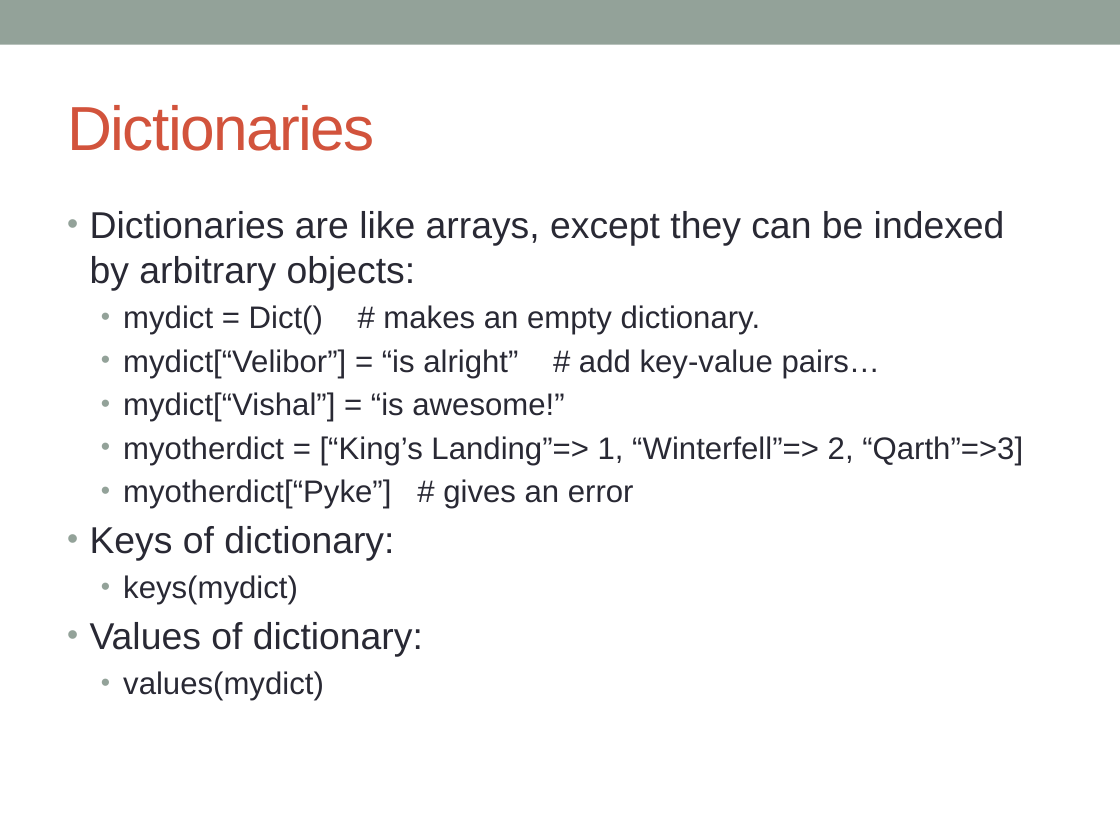
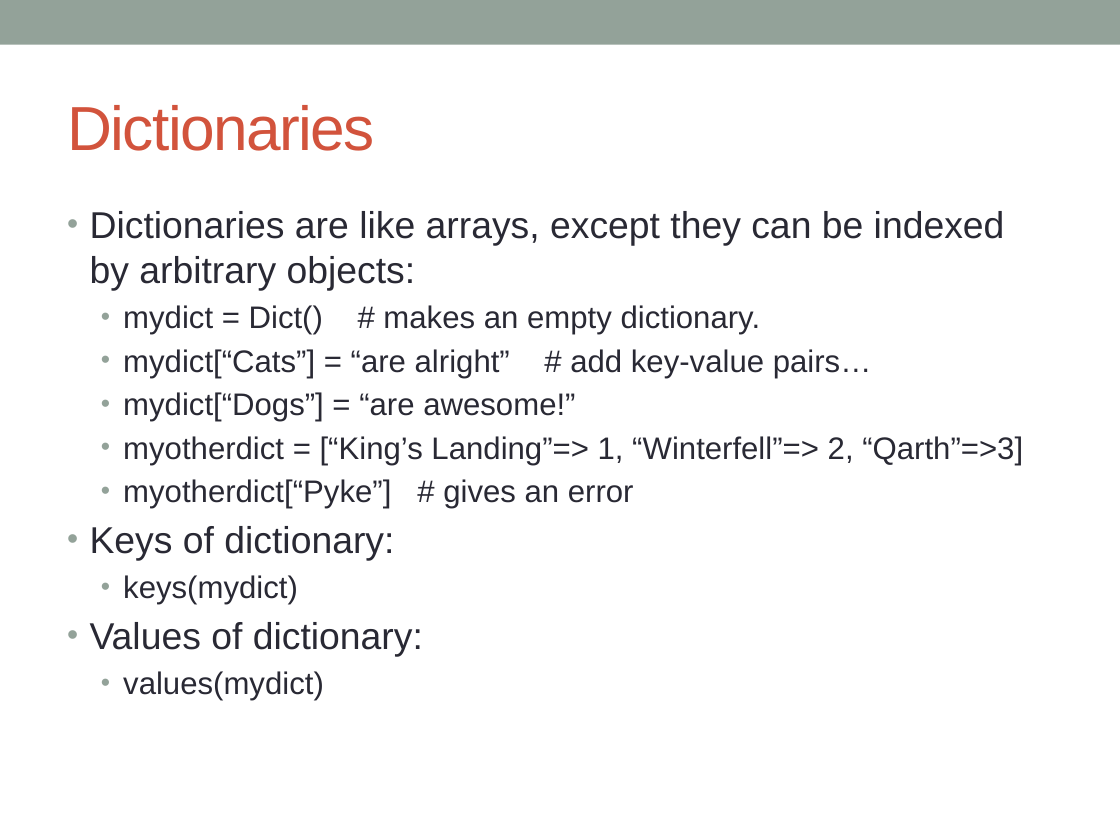
Before and after one commit to IainNZ/ORSoftwareTools2014, a slide deck: slide 15 of Modelling/LPModeling.pptx. Drawn at 1120x840 pixels with LibreOffice and Linux fonts; fonts in the diff are those of the drawing. Boxes give left, top, right and bottom in pixels: in the first picture for what was removed or moved away, otherwise in the second. Text is boxed around its words. In the diff, an @@ line names an element or a change of style, - is before the commit and + after.

```diff
--- a/Modelling/LPModeling.pptx
+++ b/Modelling/LPModeling.pptx
@@ text at box(123, 349, 872, 422): text changed @@
-  • mydict[“Velibor”] = “is alright” # add key-value pairs…
-  • mydict[“Vishal”] = “is awesome!”
+  • mydict[“Cats”] = “are alright” # add key-value pairs…
+  • mydict[“Dogs”] = “are awesome!”
```
Also in this commit, not shown: 5 other slides changed, 22 other files.
